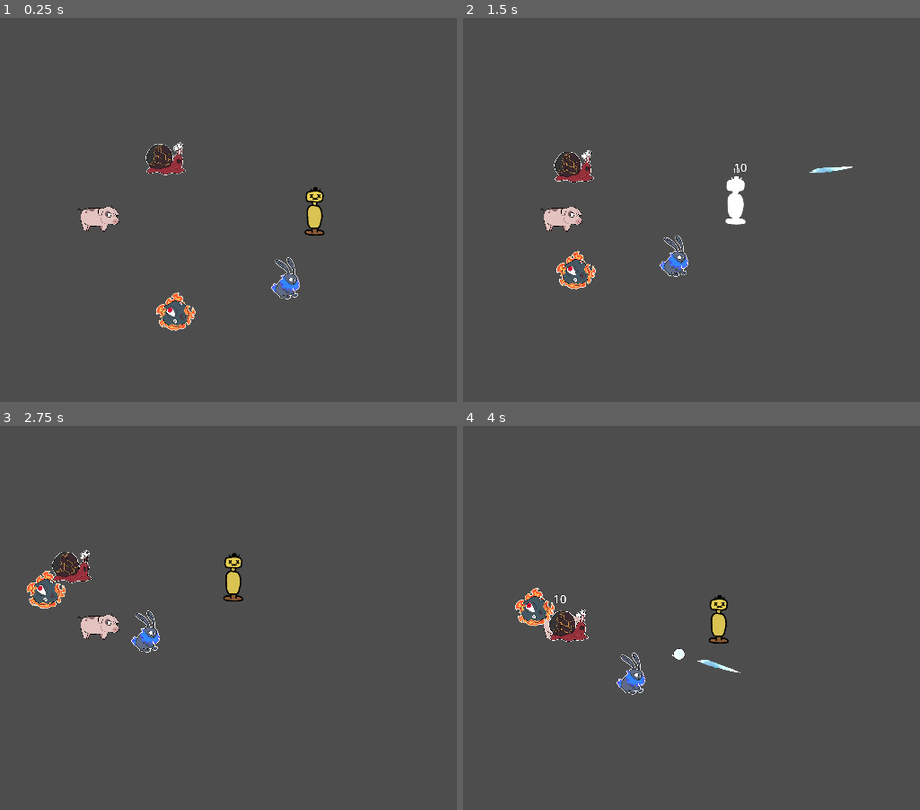
Above: before the commit, frames 1-4 (two rows, left to right).
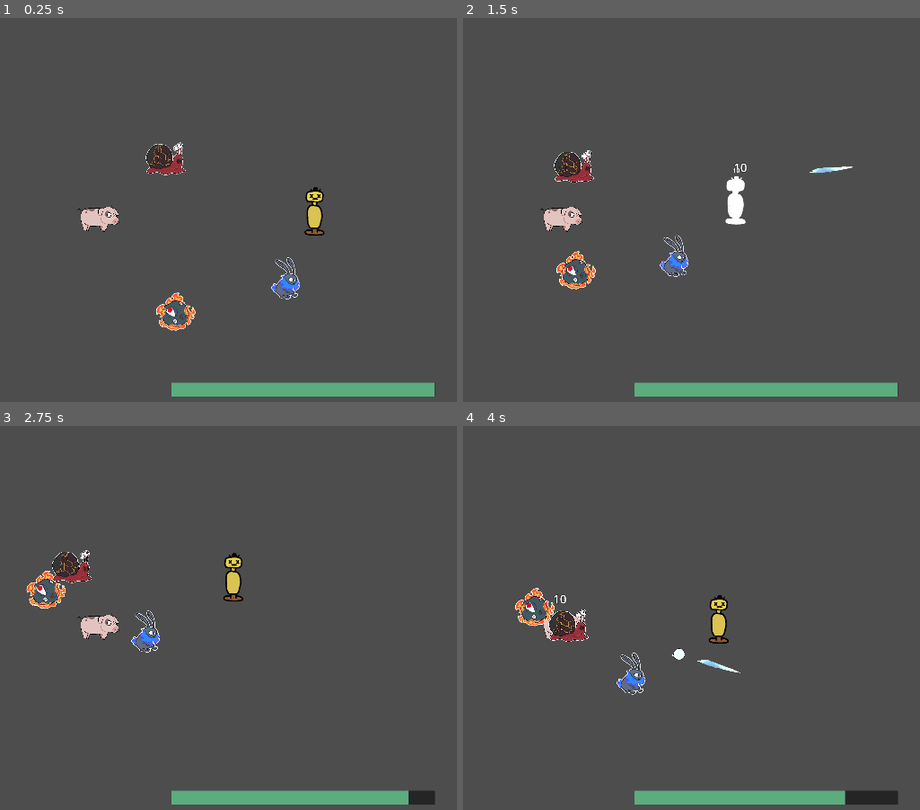
Above: after the commit, the same moments.

Repository: YummyBerry1108/P.A.L
Game: Godot game, scene res://scenes/main.tscn
Same seed, same stepped clock (60 frames per second), same inputs: the game is played once before the commit and once after it.
Inputs (mouse positions are in pixels of both pictures, inside the frame that each line leads up to):
- Up to frame 1 (0.25 s): no input
- Up to frame 2 (1.5 s): move the mouse to (718, 198) at 0.52 s; hold D (right) 0.53-1.28 s; hold Space (shoot) 0.53-1.28 s; move the mouse to (outside the picture) at 1.27 s; hold S (down) from 1.28 s (still down); tap Space (shoot) at 1.35 s
- Up to frame 3 (2.75 s): move the mouse to (169, 537) at 2.02 s; release S (down) at 2.03 s; hold D (right) from 2.03 s (still down); hold Space (shoot) from 2.03 s (still down)
- Up to frame 4 (4 s): move the mouse to (526, 710) at 2.77 s; release D (right) at 2.78 s; release Space (shoot) at 2.78 s; hold W (up) 2.78-3.53 s; tap Space (shoot) at 2.85 s; move the mouse to (778, 687) at 3.52 s; hold A (left) from 3.53 s (still down); hold Space (shoot) from 3.53 s (still down)

The runs differ from the first frame. In frame 1, 2.2% of the frame differs, in the area x 37-96%, y 94-99%; in frame 2, 2.2%; in frame 3, 2.1%; in frame 4, 2.1%.

Commit message:
add player health bar UI, and player can be damaged now

Diff:
--- /dev/null
+++ b/health_bar.gd
@@ -0,0 +1,41 @@
+extends ProgressBar
+
+@onready var timer: Timer = $Timer
+@onready var damage_bar: ProgressBar = $DamageBar
+
+var health: float = 0 : set = _set_health
+
+func _ready():
+	await  get_tree().process_frame
+
+	var player_node = get_parent()
+
+	if not player_node.is_multiplayer_authority():
+		hide()
+		set_process(false)
+	else:
+		show()
+
+func _set_health(new_health):
+	var prev_health = health
+	health = min(max_value, new_health)
+	value = health
+
+	if health <= 0:
+		value = 0
+		damage_bar.value = 0
+
+	if health < prev_health:
+		timer.start()
+	else:
+		damage_bar.value = health
+
+func init_health(_health: float):
+	health = _health
+	max_value = health
+	value = health
+	damage_bar.max_value = health
+	damage_bar.value = health
+
+func _on_timer_timeout() -> void:
+	damage_bar.value = health
--- a/scenes/enemy.tscn
+++ /dev/null
@@ -1,27 +0,0 @@
-[gd_scene load_steps=4 format=3 uid="uid://b6ji7tcp232dw"]
-
-[ext_resource type="Script" uid="uid://8c74ws1blsvb" path="res://scripts/enemy.gd" id="1_7p1mj"]
-[ext_resource type="Texture2D" uid="uid://bvxu5ba4nh5cp" path="res://imgs/snail.png" id="2_md0e3"]
-
-[sub_resource type="RectangleShape2D" id="RectangleShape2D_md0e3"]
-
-[node name="Enemy" type="CharacterBody2D"]
-collision_layer = 192
-collision_mask = 113
-script = ExtResource("1_7p1mj")
-texture = ExtResource("2_md0e3")
-
-[node name="Sprite2D" type="Sprite2D" parent="."]
-
-[node name="CollisionShape2D" type="CollisionShape2D" parent="."]
-shape = SubResource("RectangleShape2D_md0e3")
-
-[node name="HitBox" type="Area2D" parent="."]
-
-[node name="CollisionShape2D" type="CollisionShape2D" parent="HitBox"]
-shape = SubResource("RectangleShape2D_md0e3")
-
-[node name="HurtBox" type="Area2D" parent="."]
-
-[node name="CollisionShape2D" type="CollisionShape2D" parent="HurtBox"]
-shape = SubResource("RectangleShape2D_md0e3")
--- /dev/null
+++ b/scenes/health_bar.tscn
@@ -0,0 +1,49 @@
+[gd_scene load_steps=6 format=3 uid="uid://nj4em35bb2li"]
+
+[ext_resource type="Script" uid="uid://dbrmp2jyr4cvf" path="res://health_bar.gd" id="1_1bvlm"]
+
+[sub_resource type="StyleBoxEmpty" id="StyleBoxEmpty_y3kqx"]
+
+[sub_resource type="StyleBoxFlat" id="StyleBoxFlat_6opq1"]
+bg_color = Color(0.361094, 0.678397, 0.491647, 1)
+
+[sub_resource type="StyleBoxFlat" id="StyleBoxFlat_tujlf"]
+bg_color = Color(0.144063, 0.144063, 0.144062, 1)
+expand_margin_left = 1.0
+expand_margin_top = 1.0
+expand_margin_right = 1.0
+expand_margin_bottom = 1.0
+shadow_color = Color(0.223103, 0.223103, 0.223103, 0.6)
+shadow_offset = Vector2(0, 1)
+
+[sub_resource type="StyleBoxFlat" id="StyleBoxFlat_5oo0i"]
+bg_color = Color(1, 1, 1, 1)
+
+[node name="HealthBar" type="ProgressBar"]
+z_index = 1
+offset_right = 240.0
+offset_bottom = 8.0
+theme_override_styles/background = SubResource("StyleBoxEmpty_y3kqx")
+theme_override_styles/fill = SubResource("StyleBoxFlat_6opq1")
+value = 60.0
+show_percentage = false
+script = ExtResource("1_1bvlm")
+
+[node name="DamageBar" type="ProgressBar" parent="."]
+z_index = -1
+layout_mode = 1
+anchors_preset = 15
+anchor_right = 1.0
+anchor_bottom = 1.0
+grow_horizontal = 2
+grow_vertical = 2
+theme_override_styles/background = SubResource("StyleBoxFlat_tujlf")
+theme_override_styles/fill = SubResource("StyleBoxFlat_5oo0i")
+value = 80.0
+show_percentage = false
+
+[node name="Timer" type="Timer" parent="."]
+wait_time = 0.4
+one_shot = true
+
+[connection signal="timeout" from="Timer" to="." method="_on_timer_timeout"]
--- a/scenes/player.tscn
+++ b/scenes/player.tscn
@@ -1,10 +1,11 @@
-[gd_scene load_steps=7 format=3 uid="uid://dvcahiono6yix"]
+[gd_scene load_steps=8 format=3 uid="uid://dvcahiono6yix"]
 
 [ext_resource type="Script" uid="uid://dfhwqa0wy4jhx" path="res://scripts/player.gd" id="1_0ax77"]
 [ext_resource type="Texture2D" uid="uid://cw36huqbpeu5w" path="res://imgs/pig.png" id="1_e7mys"]
 [ext_resource type="PackedScene" uid="uid://elks0b27hwwp" path="res://scenes/icicle.tscn" id="2_22uif"]
 [ext_resource type="Script" uid="uid://b8dxuy1dgjsjp" path="res://scripts/movement.gd" id="4_qlg0r"]
 [ext_resource type="Script" uid="uid://mo3sr0qj2gfa" path="res://scripts/attack.gd" id="5_tuyoq"]
+[ext_resource type="PackedScene" uid="uid://nj4em35bb2li" path="res://scenes/health_bar.tscn" id="6_tuyoq"]
 
 [sub_resource type="CapsuleShape2D" id="CapsuleShape2D_qlg0r"]
 radius = 127.5
@@ -32,12 +33,14 @@
 
 [node name="HurtBox" type="Area2D" parent="."]
 collision_layer = 32
-collision_mask = 0
+collision_mask = 64
 
 [node name="CollisionShape2D" type="CollisionShape2D" parent="HurtBox"]
 position = Vector2(20, -22.5)
 rotation = 1.5708
 shape = SubResource("CapsuleShape2D_qlg0r")
+
+[node name="InvincibilityTimer" type="Timer" parent="HurtBox"]
 
 [node name="Behaviors" type="Node2D" parent="."]
 
@@ -54,3 +57,15 @@
 [node name="snowball" type="Node" parent="Skills"]
 
 [node name="Projectiles" type="Node" parent="."]
+
+[node name="UI" type="Node2D" parent="."]
+scale = Vector2(2.5, 2.5)
+
+[node name="HealthBar" parent="UI" instance=ExtResource("6_tuyoq")]
+offset_left = 393.0
+offset_top = 872.0
+offset_right = 1801.0
+offset_bottom = 945.0
+
+[connection signal="area_entered" from="HurtBox" to="." method="_on_hurt_box_area_entered"]
+[connection signal="timeout" from="HurtBox/InvincibilityTimer" to="." method="_on_timer_timeout"]
--- a/scripts/enemy.gd
+++ b/scripts/enemy.gd
@@ -9,6 +9,7 @@
 var hp: float = 50
 var speed: float = 100 * 60
 var direction: Vector2 = Vector2.ZERO
+var damage: float = 10.0
 
 func _ready():
 	if texture:
@@ -20,13 +21,13 @@
 
 func _on_hurt_box_area_entered(area: Area2D) -> void:
 	var projectile_root: Node = area.owner
-	var damage: float = 0.0
+	var player_damage: float = 0.0
 
 	if projectile_root:
-		damage = projectile_root.damage
+		player_damage = projectile_root.damage
 
-	DamageNumber.display_number(damage, damage_number_position.global_position, false)
-	hp -= damage
+	DamageNumber.display_number(player_damage, damage_number_position.global_position, false)
+	hp -= player_damage
 	if hp <= 0:
 		die()
 	$HitFlashAnimationPlayer.play("hit_flash")
--- a/scripts/player.gd
+++ b/scripts/player.gd
@@ -1,12 +1,19 @@
 extends CharacterBody2D
+
+@onready var hurt_box: Area2D = $HurtBox
+@onready var invincibility_timer: Timer = $HurtBox/InvincibilityTimer
+@onready var health_bar: ProgressBar = $UI/HealthBar
 
 @export var projectile: PackedScene
 @export var damage: float = 10.0
+@export var hp: float = 100.0
+@export var is_invincible: bool = false
 
 const SPEED: float = 300.0
 var skills: Dictionary = {}
 
 func _ready() -> void:
+	health_bar.init_health(hp)
 	pass
 
 func _process(delta: float) -> void:
@@ -17,6 +24,28 @@
 	fetch_behavior("Movement", { "player": self, "SPEED": SPEED, "delta": delta })
 	move_and_slide()
 
+func _on_hurt_box_area_entered(area: Area2D) -> void:
+	if is_invincible:
+		return
+
+	var enemy_root: Node = area.owner
+	var enemy_damage: float = 0.0
+	if enemy_root:
+		enemy_damage = enemy_root.damage
+
+	hp -= enemy_damage
+	health_bar.health = hp
+	is_invincible = true
+	invincibility_timer.start()
+
+func _on_timer_timeout():
+	is_invincible = false
+	var overlapping_areas = hurt_box.get_overlapping_areas()
+	if overlapping_areas.is_empty():
+		return
+	else:
+		_on_hurt_box_area_entered(overlapping_areas[0])
+
 func fetch_behavior(name: String, args):
 	get_node_or_null("Behaviors/" + name).run(args)
 
Not shown, added: health_bar.gd.uid
